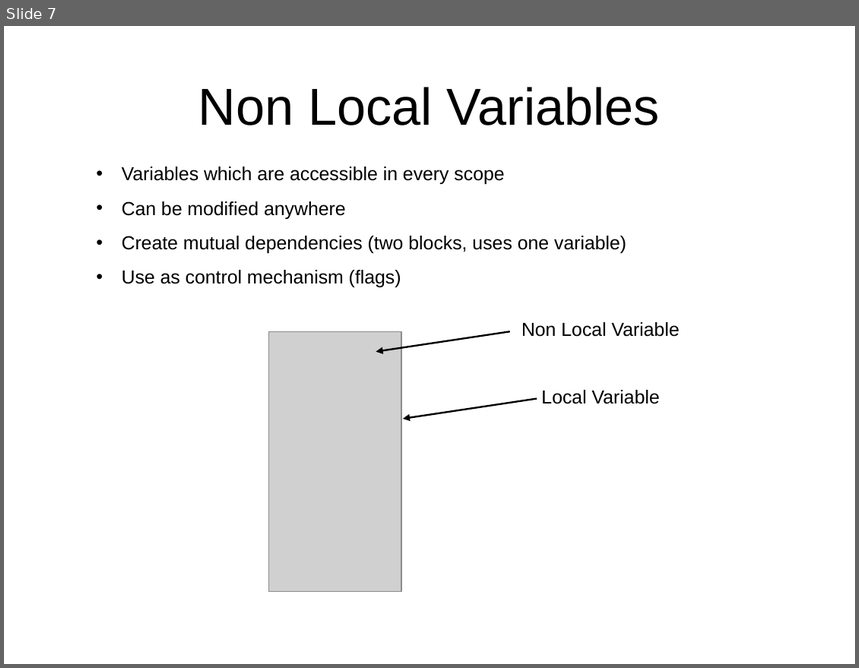
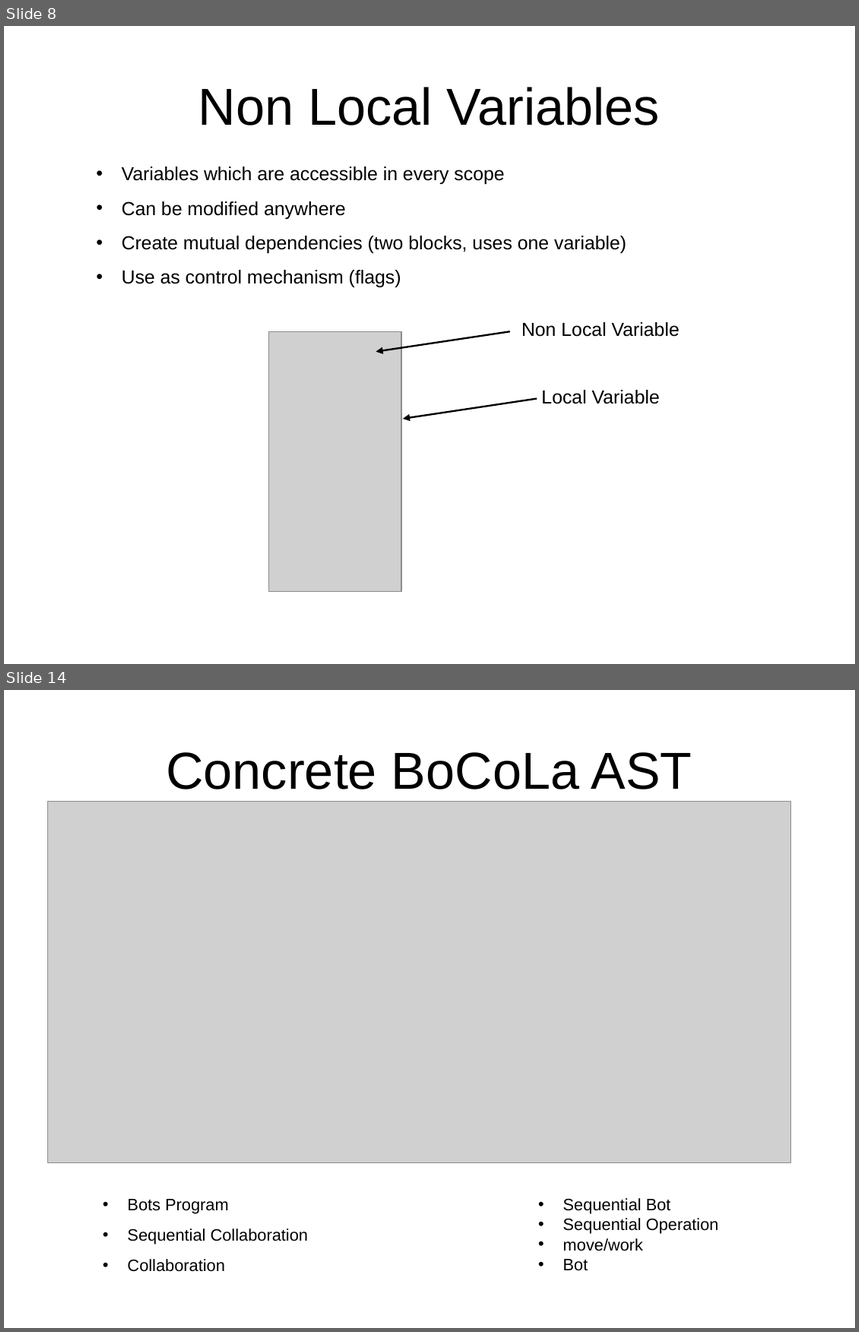
Before and after one commit to isurup/kalle-martin-group, a slide deck: SSE2/slides/2 Translation.ppt. Shown one above the other, each under a label of ours: slide 7 before the commit, slides 8 and 14 after it; the slides between them are not shown. The pictures are 859x668 and 859x1332 pixels, drawn with LibreOffice and Linux fonts; fonts in the diff are those of the drawing; grey boxes stand for pictures. Boxes give left, top, right and bottom in pixels: in the first picture for what was removed or moved away, otherwise in the second. Text is boxed around its words. In the diff, an @@ line names an element or a change of style, - is before the commit and + after.

```diff
--- a/SSE2/slides/2 Translation.ppt
+++ b/SSE2/slides/2 Translation.ppt
@@ slide 14 added at (x1=4, y1=690, x2=855, y2=1328), background #FFFFFF @@
@@ title added at (x1=166, y1=752, x2=692, y2=790), 44 pt, text #000000 @@
+Concrete BoCoLa AST
@@ picture added at (x1=47, y1=802, x2=791, y2=1163) @@
@@ text added at (x1=127, y1=1199, x2=308, y2=1272), 14 pt, text #000000 @@
+• Bots Program
+• Sequential Collaboration
+• Collaboration
@@ text added at (x1=563, y1=1198, x2=719, y2=1271), 14 pt, text #000000 @@
+• Sequential Bot
+• Sequential Operation
+• move/work
+• Bot
@@ what was slide 7 is now slide 8 @@
```
Also in this commit, not shown: 11 other slides added, 1 slide removed.
